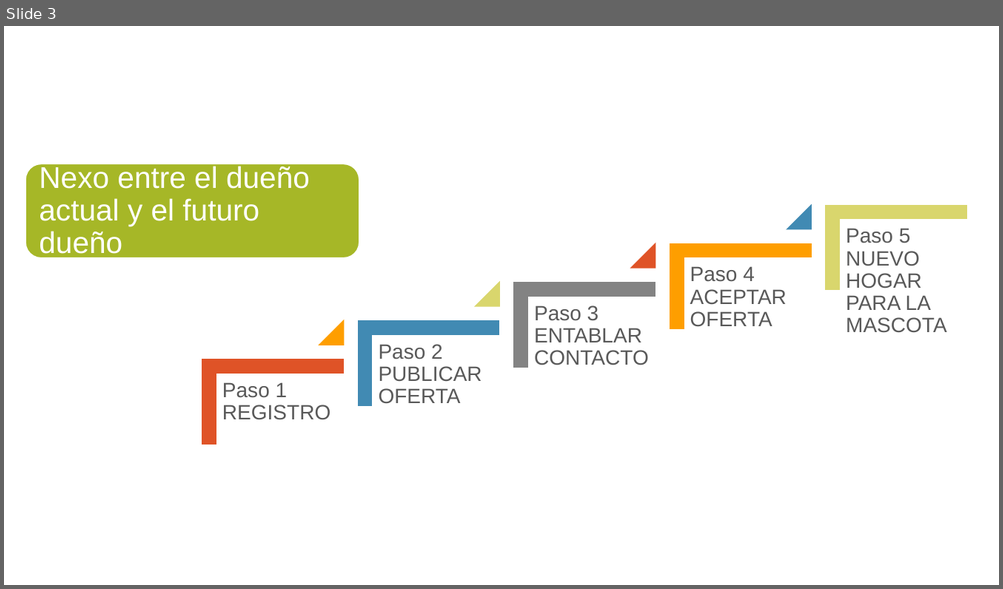
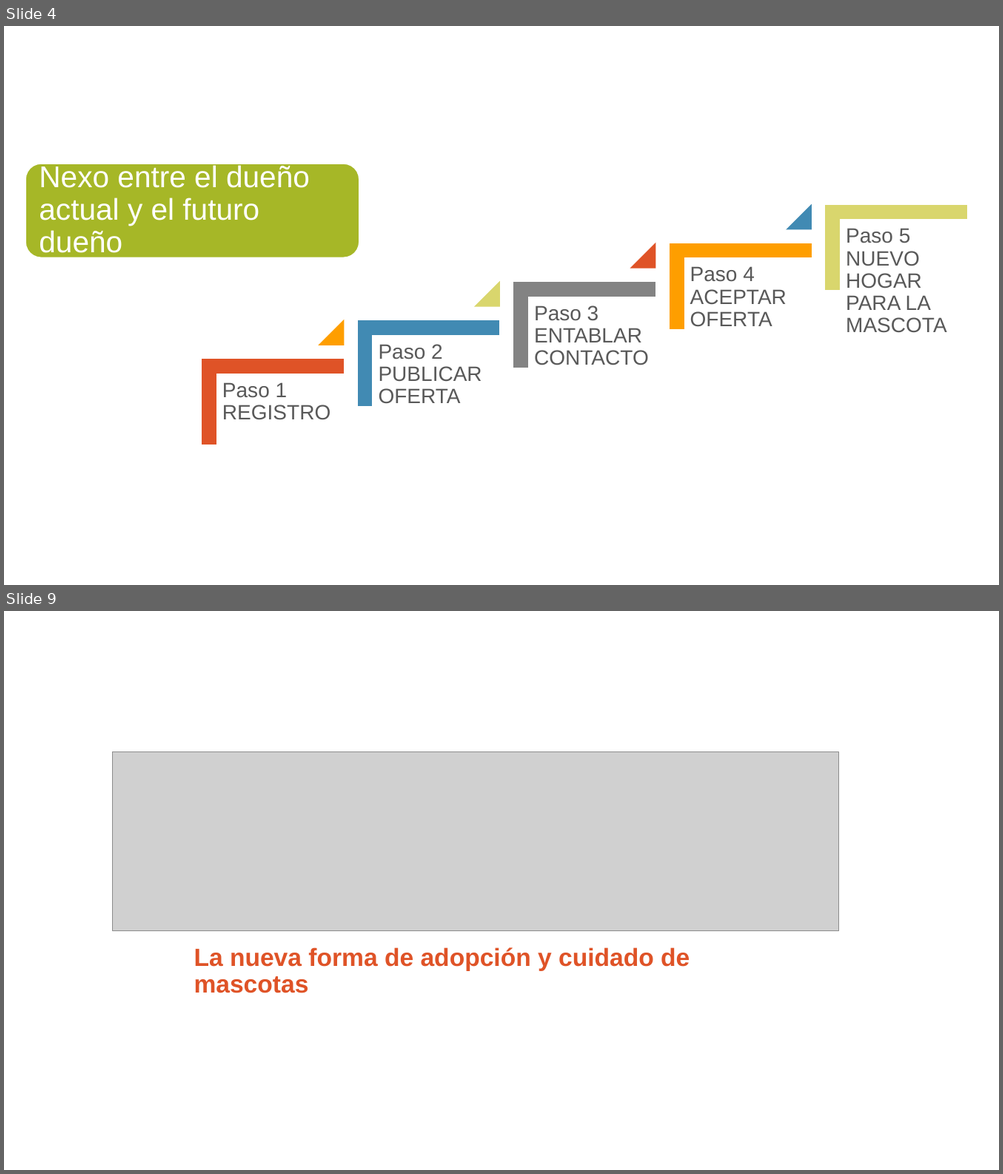
Before and after one commit to sergiolopezm5/blablapet, a slide deck: BlaBlaPet.pptx. Shown one above the other, each under a label of ours: slide 3 before the commit, slides 4 and 9 after it; the slides between them are not shown. The pictures are 1003x589 and 1003x1174 pixels, drawn with LibreOffice and Linux fonts; fonts in the diff are those of the drawing; grey boxes stand for pictures; background and template pictures are left out. Boxes give left, top, right and bottom in pixels: in the first picture for what was removed or moved away, otherwise in the second. Text is boxed around its words. In the diff, an @@ line names an element or a change of style, - is before the commit and + after.

```diff
--- a/BlaBlaPet.pptx
+++ b/BlaBlaPet.pptx
@@ slide 9 added at <box>4,611,999,1170</box>, background picture (left out) @@
@@ picture added at <box>113,753,839,932</box> @@
@@ text added at <box>194,948,689,994</box>, 24 pt, text #DF5327, bold @@
+La nueva forma de adopción y cuidado de mascotas
@@ what was slide 3 is now slide 4 @@
```
Also in this commit, not shown: 3 slides changed, 4 other slides added, 2 slides removed, 1 other file.
